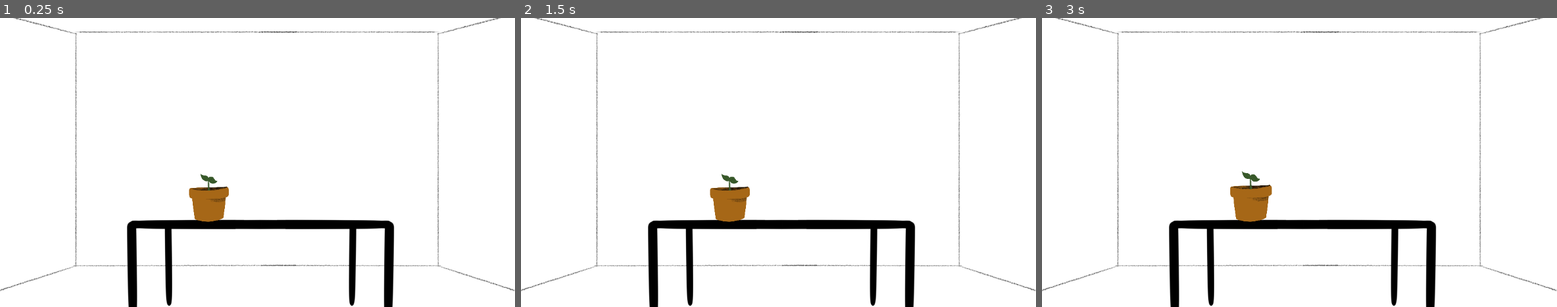
Above: before the commit, frames 1-3 (left to right).
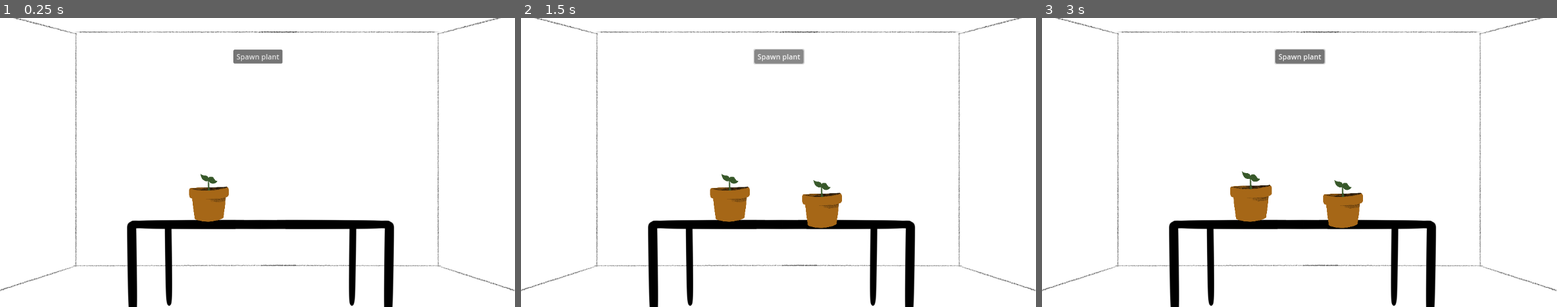
Above: after the commit, the same moments.

Repository: BluArch/planters
Game: Godot game, scene res://scenes/game_screen.tscn
Two runs of this game, one before a commit and one after it. Both use one fixed random seed, a clock stepped at 60 frames per second and the inputs below.
Inputs (mouse positions are in pixels of both pictures, inside the frame that each line leads up to):
- Up to frame 1 (0.25 s): no input
- Up to frame 2 (1.5 s): click (778, 55) at 0.5 s, where only the run after the commit has a clickable "Spawn plant"; click (778, 55) at 1.25 s, where only the run after the commit has a clickable "Spawn plant"
- Up to frame 3 (3 s): click (1299, 55) at 2 s, where only the run after the commit has a clickable "Spawn plant"; tap Enter at 2.75 s; move the mouse to (1248, 202) at 2.77 s; press the mouse at (1248, 202) at 2.78 s

The runs differ from the first frame. In frame 1, 0.5% of the frame differs, in the area x 45-55%, y 10-16%; in frame 2, 1.3%; in frame 3, 1.4%, in the area x 45-63%, y 10-73%.

Commit message:
plant spawning button added

Diff:
--- a/scenes/game_screen.tscn
+++ b/scenes/game_screen.tscn
@@ -1,8 +1,9 @@
-[gd_scene load_steps=4 format=3 uid="uid://mq7ytg81a7ri"]
+[gd_scene load_steps=5 format=3 uid="uid://mq7ytg81a7ri"]
 
 [ext_resource type="Texture2D" uid="uid://djw3xxso6rpyv" path="res://assets/room.jpeg" id="1_ltgdq"]
 [ext_resource type="PackedScene" uid="uid://cs8byd3a2fa87" path="res://scenes/plant_jar.tscn" id="2_au7le"]
 [ext_resource type="PackedScene" uid="uid://btuysi563f1bn" path="res://scenes/drop_zone.tscn" id="3_guhnx"]
+[ext_resource type="Script" path="res://scripts/button.gd" id="4_31phr"]
 
 [node name="game_screen" type="Node2D"]
 
@@ -20,3 +21,13 @@
 position = Vector2(8.93799, 136.777)
 scale = Vector2(30, 5)
 skew = 1.07512
+
+[node name="Button" type="Button" parent="."]
+offset_left = -54.0
+offset_top = -253.0
+offset_right = 56.0
+offset_bottom = -222.0
+text = "Spawn plant"
+script = ExtResource("4_31phr")
+
+[connection signal="pressed" from="Button" to="Button" method="_on_pressed"]
--- /dev/null
+++ b/scripts/button.gd
@@ -0,0 +1,10 @@
+extends Node
+
+var plant = preload("res://scenes/plant_jar.tscn")
+
+func _on_pressed():
+	var instance = plant.instantiate()
+	instance.position.x = 150
+	instance.position.y = 400
+	add_child(instance)
+	print("spawned!")
--- a/scripts/draganddrop.gd
+++ b/scripts/draganddrop.gd
@@ -6,7 +6,7 @@
 var prev_location: Vector2
 var offset: Vector2
 
-func _process(delta):
+func _process(_delta):
 	# If mouse is hovering over object
 	if draggable:
 		# When left button on mouse is clicked while hovering, grab object
